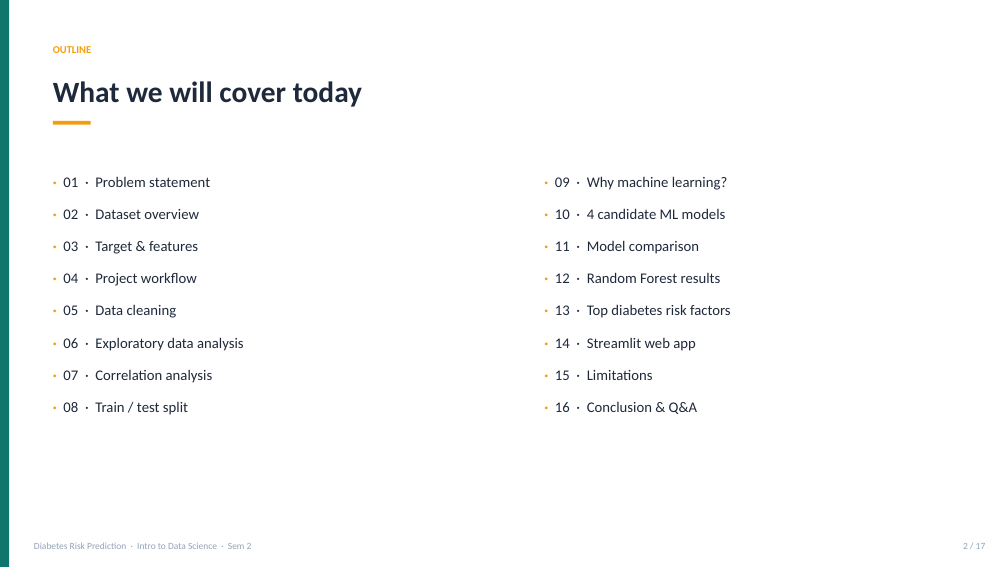
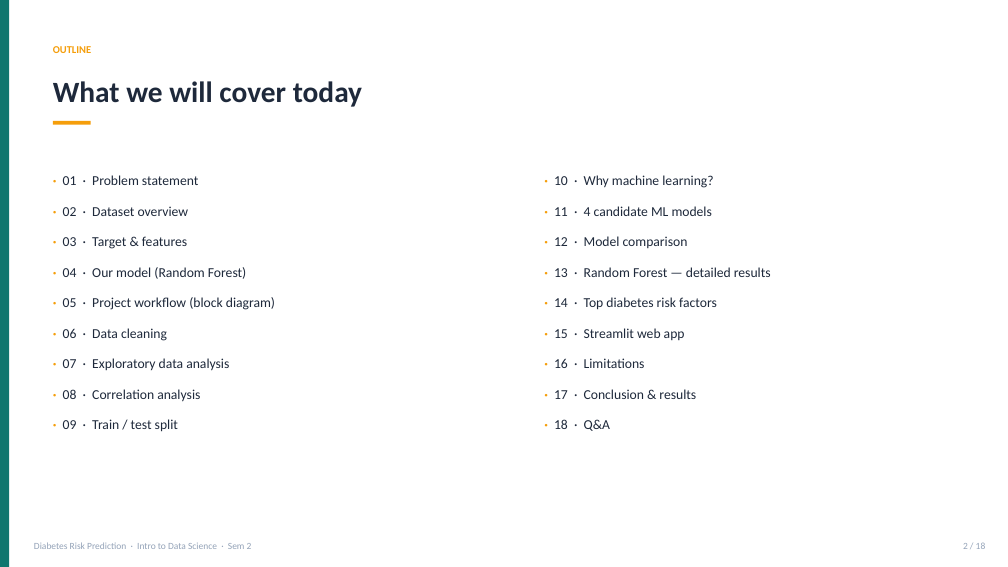
Before and after one commit to muhammadammarff-design/diabetes-risk-prediction, a slide deck: slide 2 of presentation/Diabetes_Final_Presentation.pptx. Drawn at 1008x567 pixels with LibreOffice and Linux fonts; fonts in the diff are those of the drawing. Boxes give left, top, right and bottom in pixels: in the first picture for what was removed or moved away, otherwise in the second. Text is boxed around its words. In the diff, an @@ line names an element or a change of style, - is before the commit and + after.

```diff
--- a/presentation/Diabetes_Final_Presentation.pptx
+++ b/presentation/Diabetes_Final_Presentation.pptx
@@ text at bbox=[63, 175, 198, 249]: size 14 to 13 pt in "· 01 · Problem statement", "· 02 · Dataset overview", "· 03 · Target & features" @@
@@ text at bbox=[554, 175, 771, 431]: text changed; size 14 to 13 pt @@
-· 09 · Why machine learning?
-· 10 · 4 candidate ML models
-· 11 · Model comparison
-· 12 · Random Forest results
-· 13 · Top diabetes risk factors
-· 14 · Streamlit web app
-· 15 · Limitations
-· 16 · Conclusion & Q&A
+· 10 · Why machine learning?
+· 11 · 4 candidate ML models
+· 12 · Model comparison
+· 13 · Random Forest — detailed results
+· 14 · Top diabetes risk factors
+· 15 · Streamlit web app
+· 16 · Limitations
+· 17 · Conclusion & results
+· 18 · Q&A
@@ text at bbox=[63, 267, 275, 432]: text changed; size 14 to 13 pt @@
-· 04 · Project workflow
-· 05 · Data cleaning
-· 06 · Exploratory data analysis
-· 07 · Correlation analysis
-· 08 · Train / test split
+· 04 · Our model (Random Forest)
+· 05 · Project workflow (block diagram)
+· 06 · Data cleaning
+· 07 · Exploratory data analysis
+· 08 · Correlation analysis
+· 09 · Train / test split
```
Also in this commit, not shown: 15 other slides changed, 2 slides added, 1 slide removed, 3 other files.
